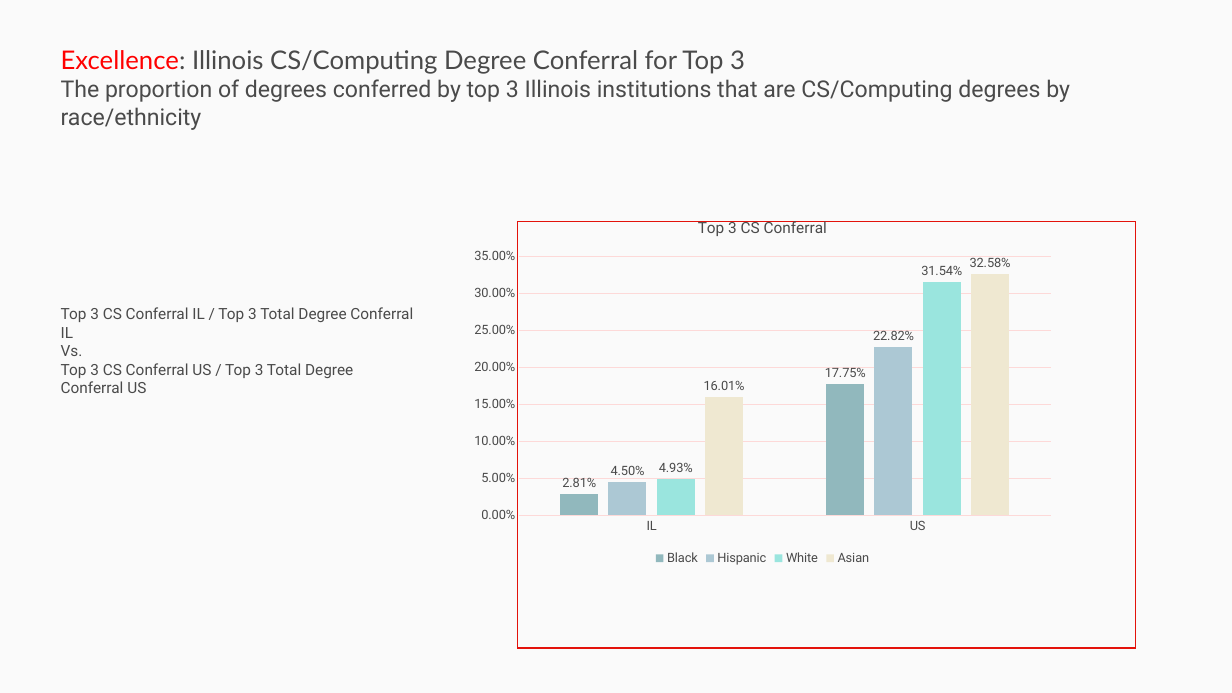
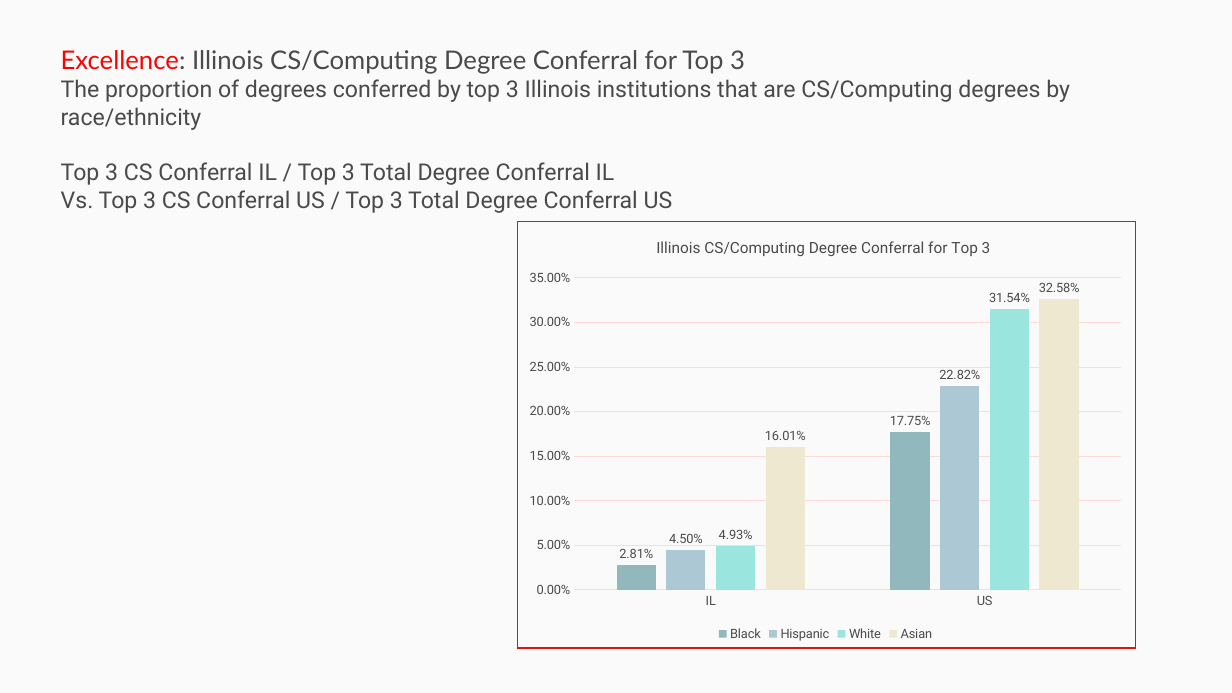
Before and after one commit to p33chicago/P33-DEI-dashboard-project, a slide deck: slide 26 of docs/Deep diving plots.pptx (slide 27 before the commit). Drawn at 1232x693 pixels with LibreOffice and Linux fonts; fonts in the diff are those of the drawing. Boxes give left, top, right and bottom in pixels: in the first picture for what was removed or moved away, otherwise in the second. Text is boxed around its words. In the diff, an @@ line names an element or a change of style, - is before the commit and + after.

```diff
--- a/docs/Deep diving plots.pptx
+++ b/docs/Deep diving plots.pptx
@@ text at [61,162,673,213]: paragraphs added @@
+Top 3 CS Conferral IL / Top 3 Total Degree Conferral IL
+Vs. Top 3 CS Conferral US / Top 3 Total Degree Conferral US
@@ column chart at [518,222,1134,645] @@
@@ title "Top 3 CS Conferral " to "Illinois CS/Computing Degree Conferral for Top 3  " @@
@@ column chart: place and size @@
-column chart at [462,202,1063,569]
+column chart at [518,222,1134,645]
@@ text removed at [61,307,413,378] @@
-Top 3 CS Conferral IL / Top 3 Total Degree Conferral IL
-Vs.
-Top 3 CS Conferral US / Top 3 Total Degree Conferral US
```
Also in this commit, not shown: 16 other slides changed, 1 slide removed, 1 other file.
